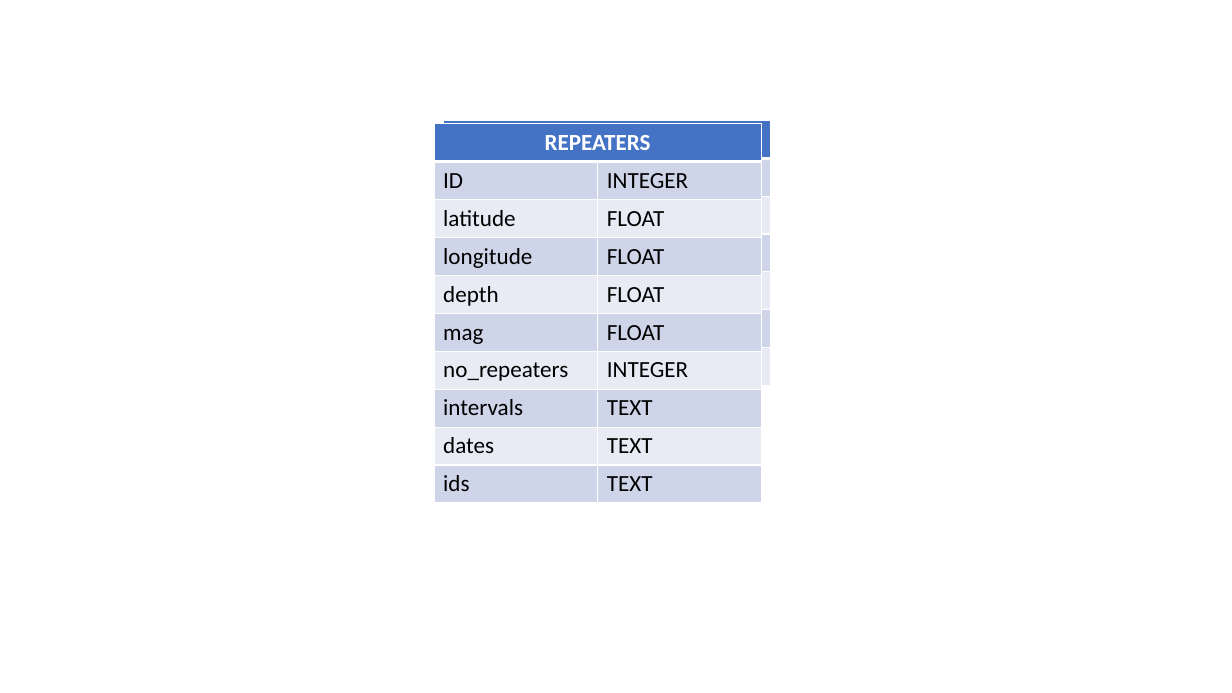
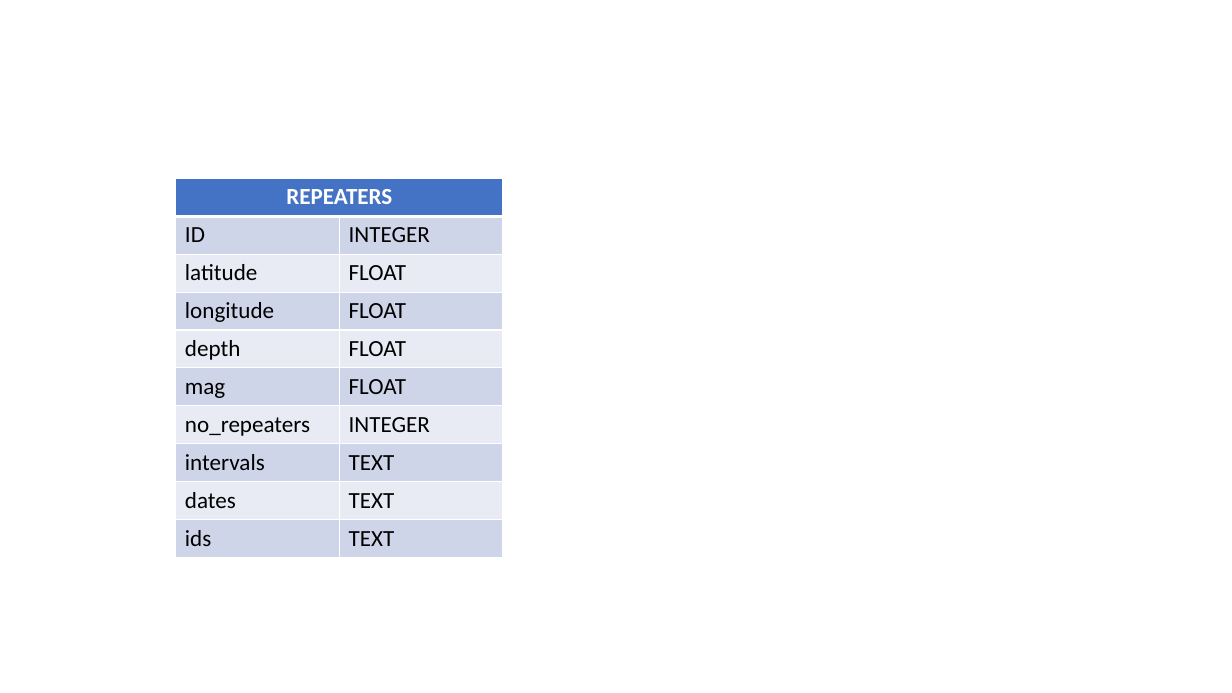
Before and after one commit to ladominguez/crsmex_online, a slide deck: slide 2 of sql_structure.pptx. Drawn at 1232x693 pixels with LibreOffice and Linux fonts; fonts in the diff are those of the drawing. Boxes give left, top, right and bottom in pixels: in the first picture for what was removed or moved away, otherwise in the second. Text is boxed around its words. In the diff, an @@ line names an element or a change of style, - is before the commit and + after.

```diff
--- a/sql_structure.pptx
+++ b/sql_structure.pptx
@@ table removed at (444,120,771,385), 7 rows, 2 columns @@
-REPEATERSnsert row | 
-ID | INTEGER
-latitude | FLOAT
-longitude | FLOAT
-depth | FLOAT
-mag | FLOAT
-no_repeaters | INTEGER
@@ table: place and size @@
-table at (434,124,762,504)
+table at (176,178,503,558)
```
Also in this commit, not shown: 1 other slide changed, 4 other files.
